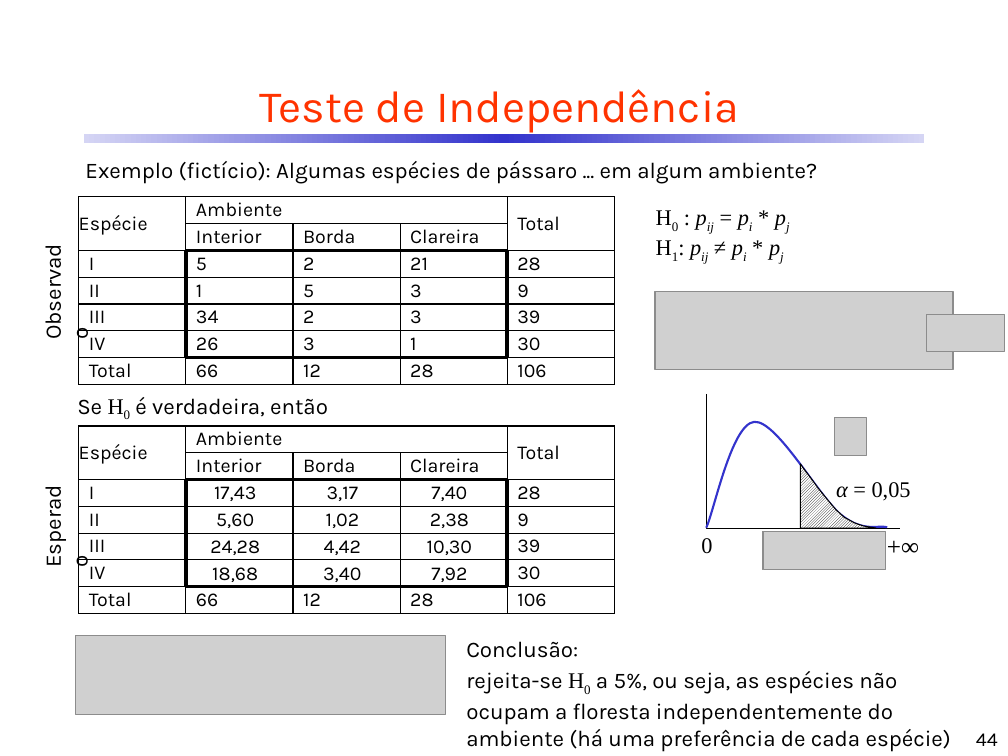
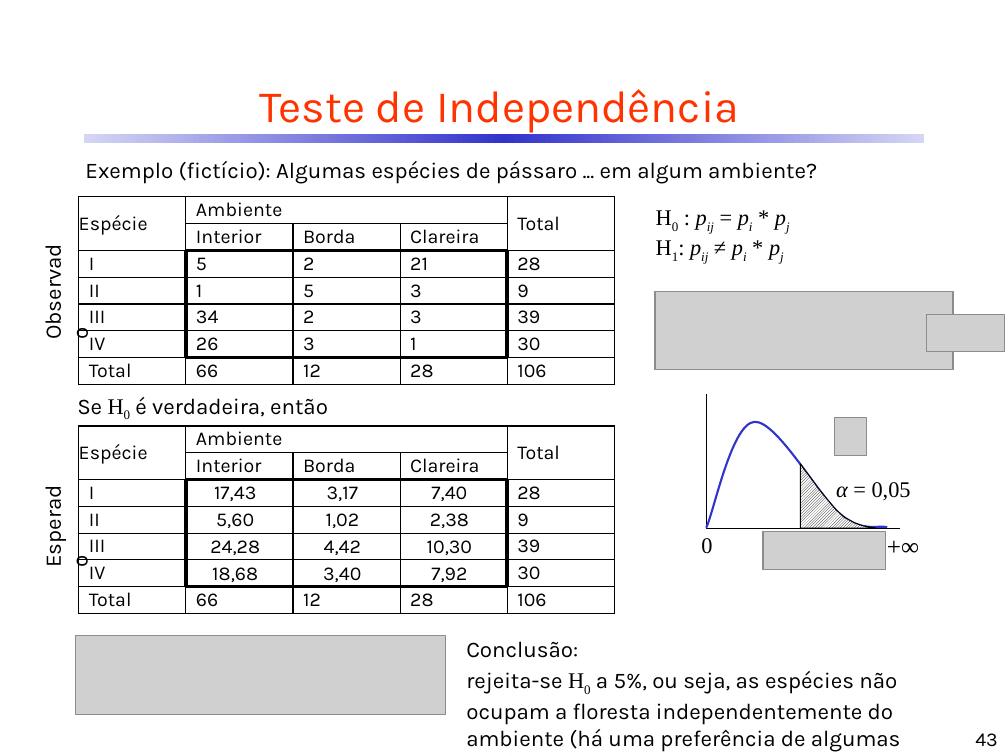
Before and after one commit to CDRenno/Estatistica, a slide deck: slide 43 of ppt/14EstNaoParam.pptx (slide 44 before the commit). Drawn at 1008x756 pixels with LibreOffice and Linux fonts; fonts in the diff are those of the drawing; grey boxes stand for pictures. Boxes give left, top, right and bottom in pixels: in the first picture for what was removed or moved away, otherwise in the second. Text is boxed around its words. In the diff, an @@ line names an element or a change of style, - is before the commit and + after.

```diff
--- a/ppt/14EstNaoParam.pptx
+++ b/ppt/14EstNaoParam.pptx
@@ text at (466,671,901,752): text changed @@
-rejeita-se H0 a 5%, ou seja, as espécies não ocupam a floresta independentemente do ambiente (há uma preferência de cada espécie)
+rejeita-se H0 a 5%, ou seja, as espécies não ocupam a floresta independentemente do ambiente (há uma preferência de algumas espécies)
@@ page number at (975,733,998,747): text changed @@
-44
+43
```
Also in this commit, not shown: 15 other slides changed, 6 slides added, 1 slide removed, 1 other file.
